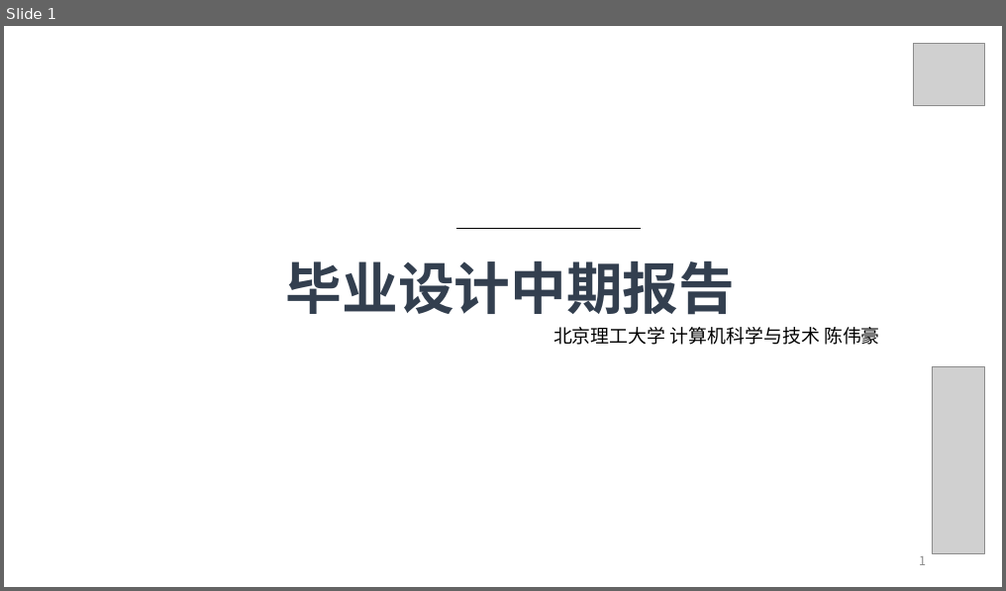
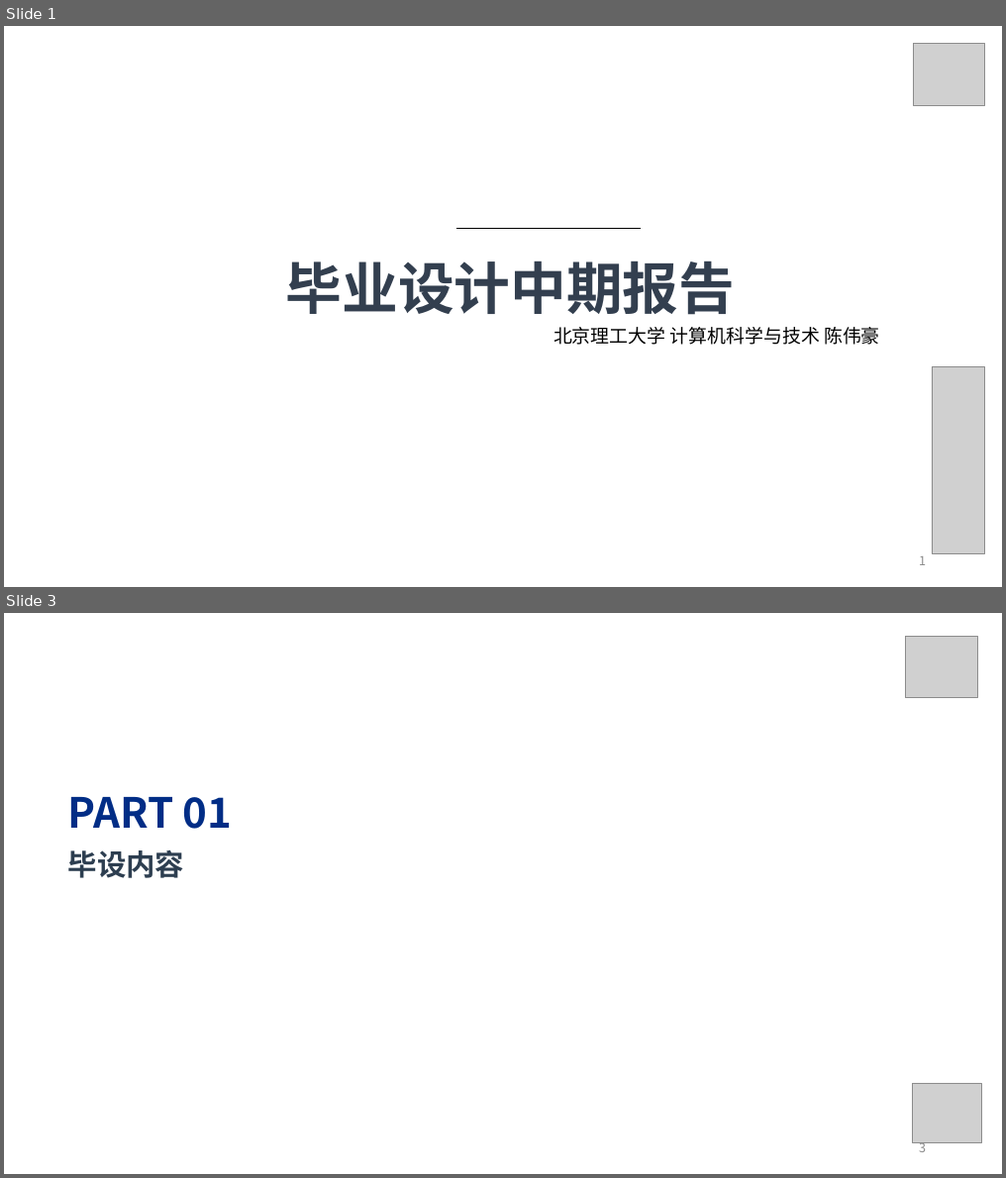
Before and after one commit to BIT-CWH/UndergraduateGraduationProject-2024-BIT-CWH, a slide deck: 中期报告-04-08.pptx. Shown one above the other, each under a label of ours: slide 1 before the commit, slides 1 and 3 after it; the slides between them are not shown. The pictures are 1006x591 and 1006x1178 pixels, drawn with LibreOffice and Linux fonts; fonts in the diff are those of the drawing; grey boxes stand for pictures; background and template pictures are left out. Boxes give left, top, right and bottom in pixels: in the first picture for what was removed or moved away, otherwise in the second. Text is boxed around its words. In the diff, an @@ line names an element or a change of style, - is before the commit and + after.

```diff
--- a/中期报告-04-08.pptx
+++ b/中期报告-04-08.pptx
@@ slide 3 added at [4,613,1002,1174], background picture (left out) @@
@@ picture added at [906,636,977,697] @@
@@ text added at [68,797,233,829], 40 pt, text gradient #012D86 to #0E2557, bold @@
+PART 01
@@ text added at [68,850,184,878], 28 pt, text #2D3E50, bold @@
+毕设内容
@@ picture added at [912,1083,982,1143] @@
@@ page number added at [919,1143,926,1153], 12 pt, text #8C8C8C @@
+3
```
Also in this commit, not shown: 7 slides changed, 1 other slide added, 2 other files.
